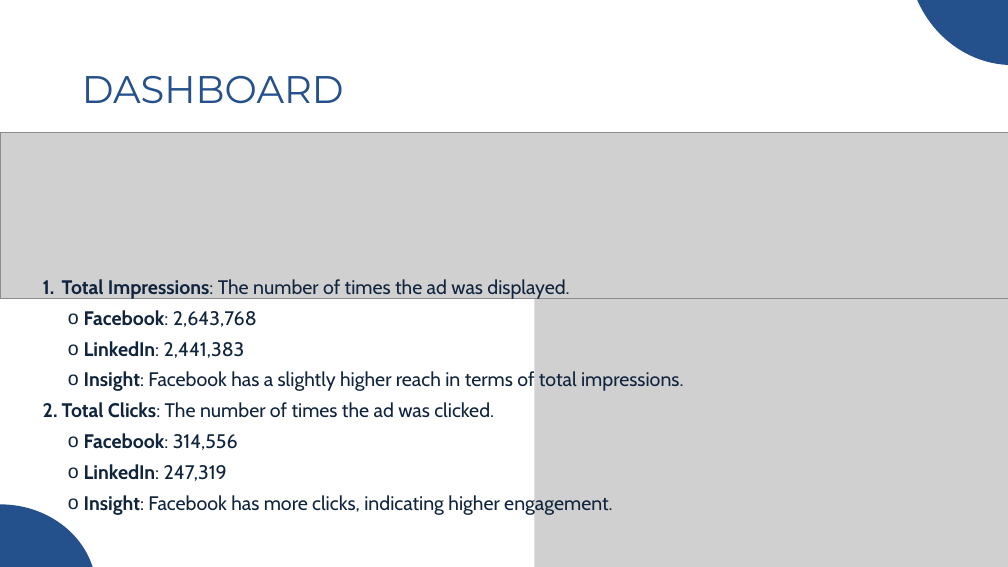
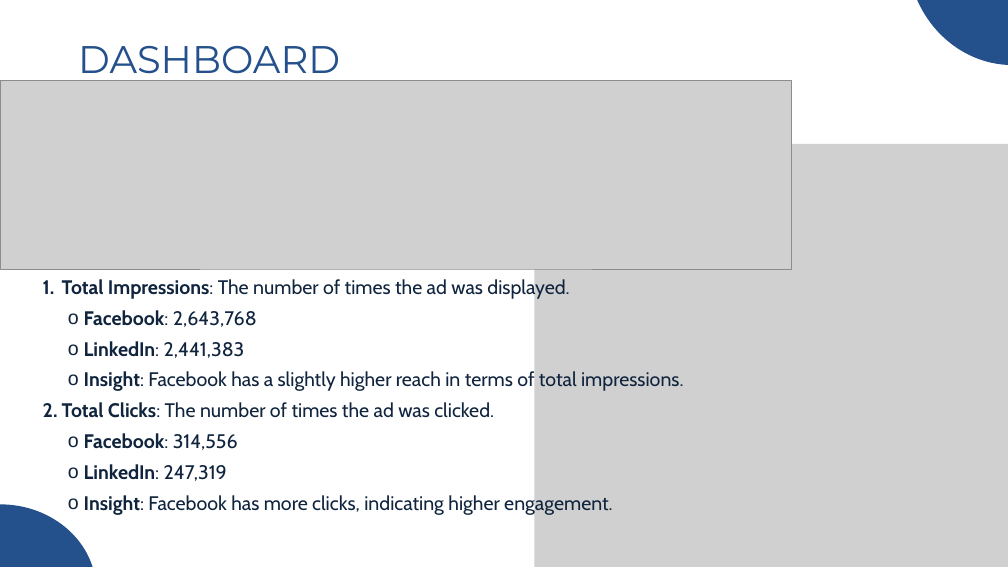
Before and after one commit to mariamhossamdiab/Digital_Marketing_Campaigns, a slide deck: slide 5 of digital_marketing_campaigns.pptx (slide 4 before the commit). Drawn at 1008x567 pixels with LibreOffice and Linux fonts; fonts in the diff are those of the drawing; grey boxes stand for pictures. Boxes give left, top, right and bottom in pixels: in the first picture for what was removed or moved away, otherwise in the second. Text is boxed around its words. In the diff, an @@ line names an element or a change of style, - is before the commit and + after.

```diff
--- a/digital_marketing_campaigns.pptx
+++ b/digital_marketing_campaigns.pptx
@@ text "DASHBOARD" rewrapped from [82, 76, 344, 104] to [78, 46, 340, 83] @@
@@ picture added at [0, 81, 791, 269] @@
@@ picture removed at [0, 133, 1008, 298] @@
```
Also in this commit, not shown: 7 other slides changed, 1 slide added, 6 other files.
